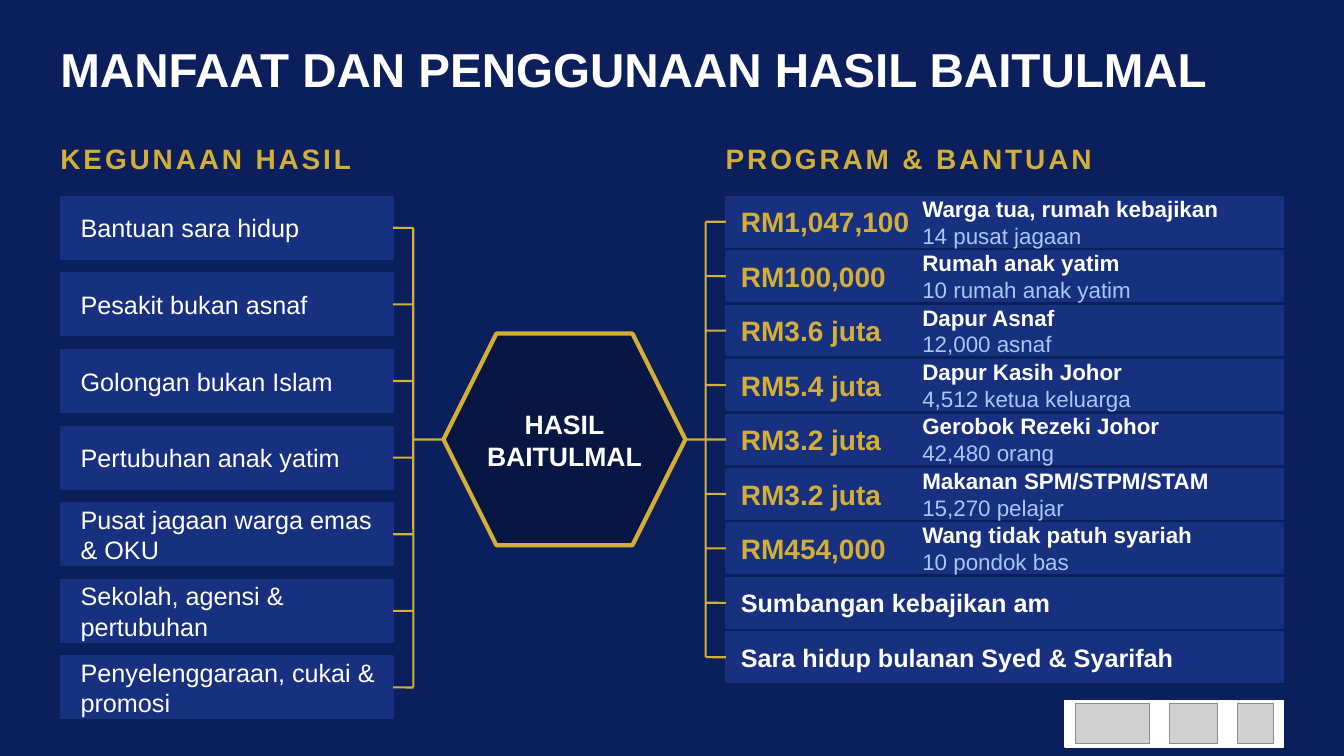
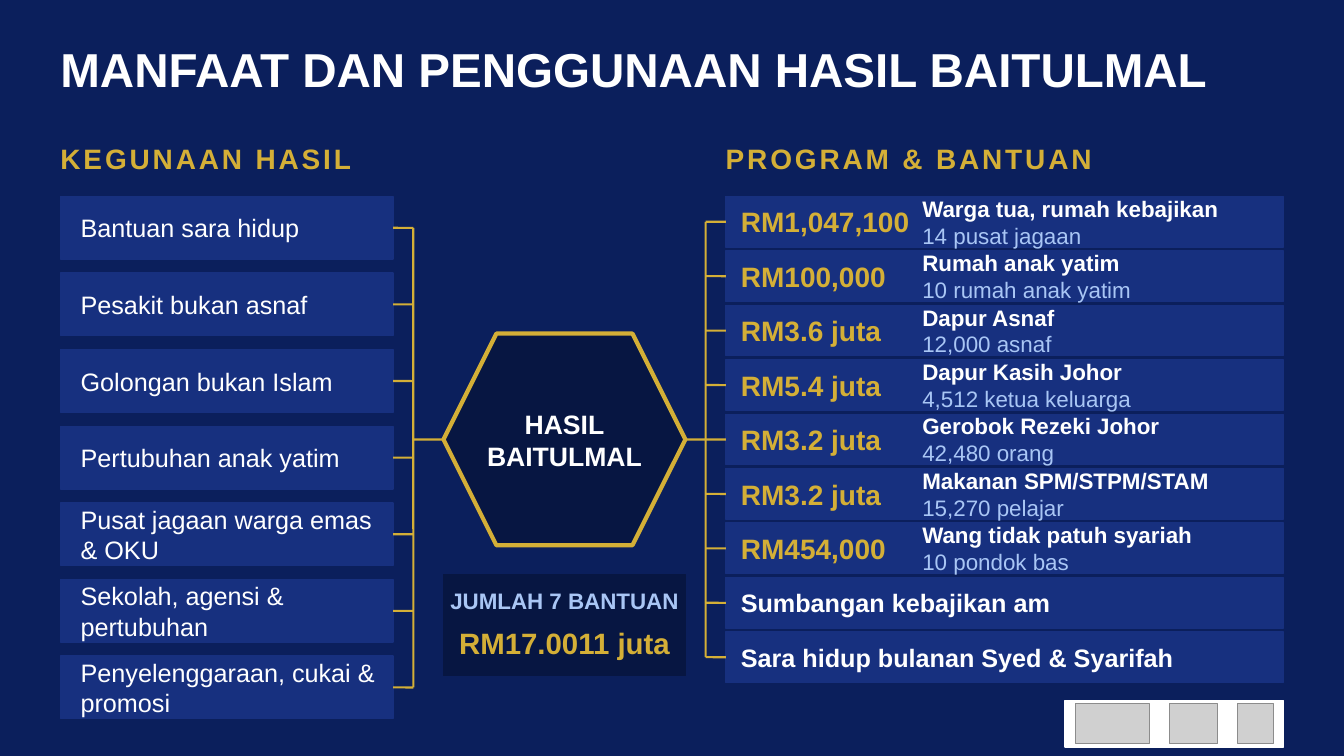
Before and after one commit to nawaljoe/Nawal, a slide deck: slide 1 of Slaid10_Mindmap_Manfaat_Hasil_Baitulmal.pptx. Drawn at 1344x756 pixels with LibreOffice and Linux fonts; fonts in the diff are those of the drawing; grey boxes stand for pictures. Boxes give left, top, right and bottom in pixels: in the first picture for what was removed or moved away, otherwise in the second. Text is boxed around its words. In the diff, an @@ line names an element or a change of style, - is before the commit and + after.

```diff
--- a/Slaid10_Mindmap_Manfaat_Hasil_Baitulmal.pptx
+++ b/Slaid10_Mindmap_Manfaat_Hasil_Baitulmal.pptx
@@ rectangle added at box(444, 575, 686, 676), fill #071642, outline #071642 1 pt @@
@@ text added at box(450, 593, 678, 609), 16 pt, text #A9C6F5, bold @@
+JUMLAH 7 BANTUAN
@@ text added at box(459, 632, 670, 660), 21 pt, text #D4AF37, bold @@
+RM17.0011 juta
```
Also in this commit, not shown: 2 other files.
